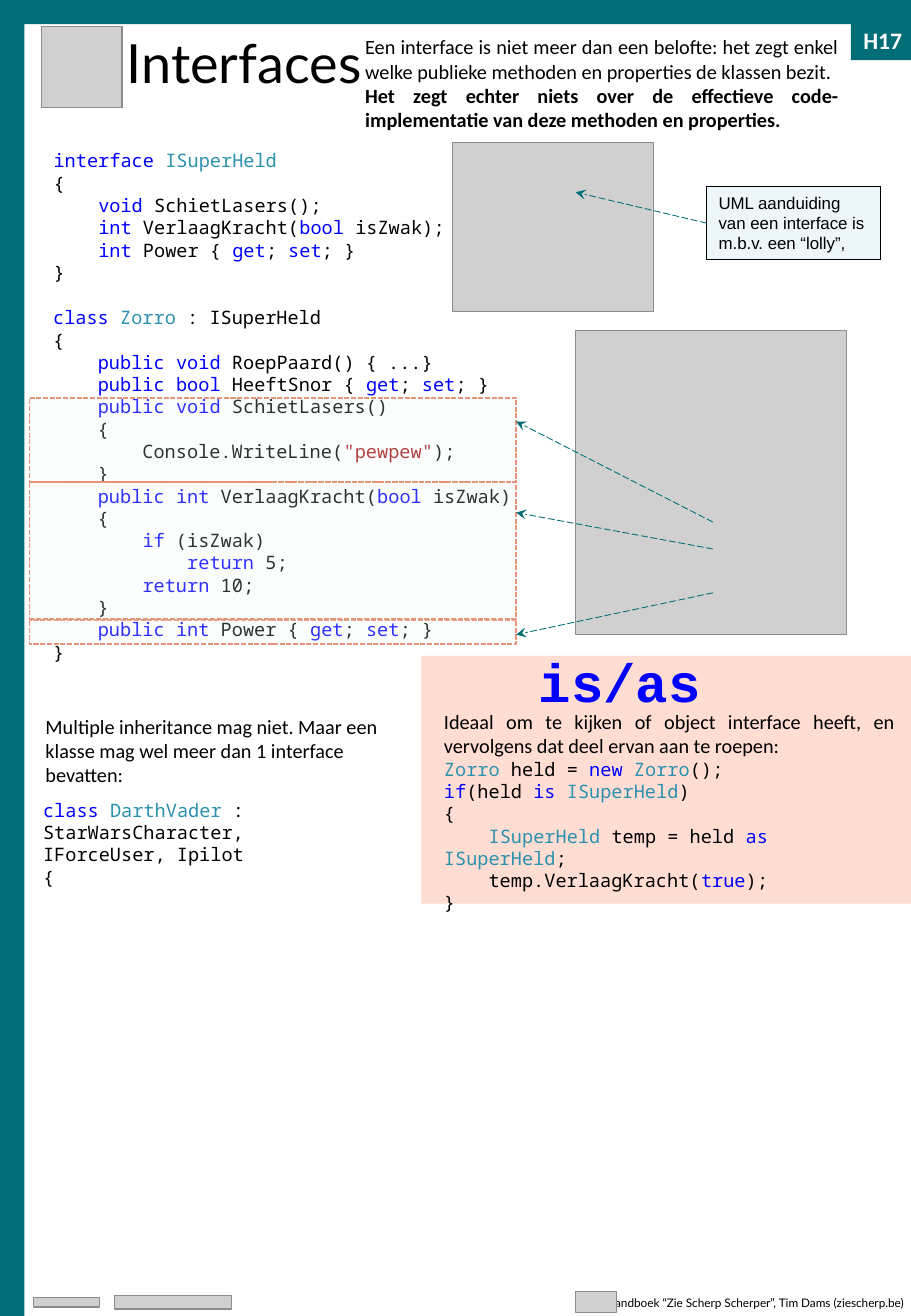
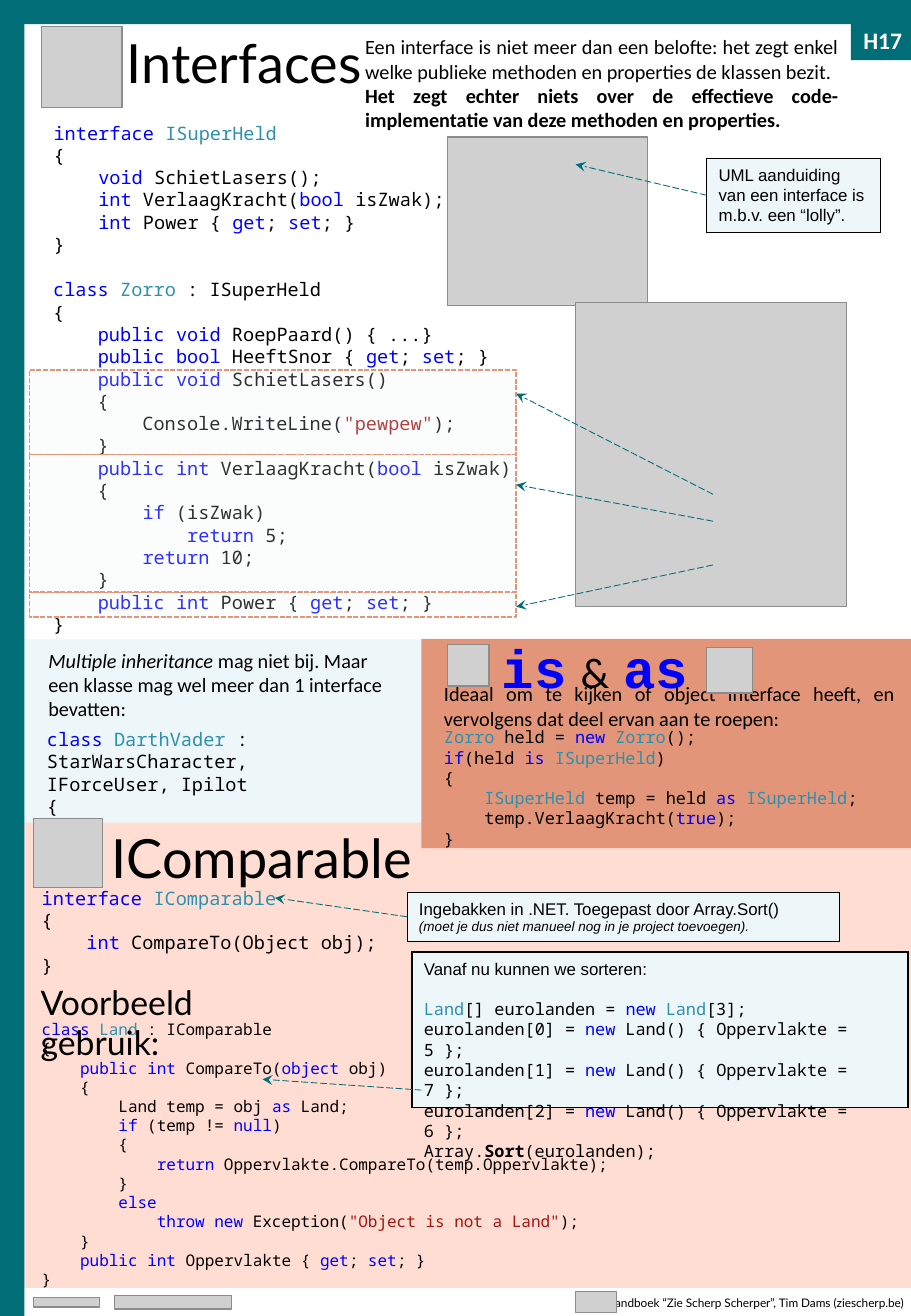
Before and after one commit to timdams/ziescherpscherper_gitbook, a slide deck: slide 6 of _SLIDES/anatomie van een klasse - zie scherp scherp infographic - kopie.pptx. Drawn at 911x1316 pixels with LibreOffice and Linux fonts; fonts in the diff are those of the drawing; grey boxes stand for pictures; background and template pictures are left out. Boxes give left, top, right and bottom in pixels: in the first picture for what was removed or moved away, otherwise in the second. Text is boxed around its words. In the diff, an @@ line names an element or a change of style, - is before the commit and + after.

```diff
--- a/_SLIDES/anatomie van een klasse - zie scherp scherp infographic - kopie.pptx
+++ b/_SLIDES/anatomie van een klasse - zie scherp scherp infographic - kopie.pptx
@@ picture: place and size @@
-picture at [453, 142, 653, 311]
+picture at [447, 137, 647, 306]
@@ text in rectangle at [719, 168, 864, 225]: text changed @@
-UML aanduiding van een interface is m.b.v. een “lolly”,
+UML aanduiding van een interface is m.b.v. een “lolly”.
@@ arrow moved from (713, 522) - (516, 421) to (713, 494) - (516, 394) @@
@@ 3 rectangles, 3 arrows, 2 texts, 1 picture: place and size @@
-3 rectangles, 3 arrows, 2 texts, 1 picture at [29, 152, 881, 641]
+3 rectangles, 3 arrows, 2 texts, 1 picture at [29, 125, 881, 614]
@@ rectangle: place and size @@
-rectangle at [29, 619, 516, 644]
+rectangle at [29, 593, 516, 617]
@@ rectangle added at [24, 639, 421, 822], fill #EDF6F9 @@
@@ text at [48, 654, 382, 716]: text changed @@
-Multiple inheritance mag niet. Maar een klasse mag wel meer dan 1 interface bevatten:
+Multiple inheritance mag niet bij. Maar een klasse mag wel meer dan 1 interface bevatten:
@@ rectangle: place and size @@
-rectangle at [421, 656, 911, 904]
+rectangle at [421, 639, 911, 848]
@@ rectangle at [421, 639, 911, 848]: fill #FFDDD2 to #E29578 @@
@@ picture added at [447, 644, 488, 685] @@
@@ text at [502, 649, 688, 702]: text changed @@
-is/as
+is & as
@@ picture added at [707, 647, 753, 694] @@
@@ text "Ideaal om te kijken of ..." rewrapped from [444, 715, 895, 757] to [444, 685, 895, 732] @@
@@ text "class DarthVader : StarWarsCharacter, IForceUser, ...": place and size @@
-text "class DarthVader : StarWarsCharacter, IForceUser, ..." at [43, 803, 244, 866]
+text "class DarthVader : StarWarsCharacter, IForceUser, ..." at [47, 732, 248, 796]
@@ text "Zorro held = new Zorro();": place and size @@
-text "Zorro held = new Zorro();" at [444, 762, 768, 892]
+text "Zorro held = new Zorro();" at [444, 730, 857, 828]
@@ text "Zorro held = new Zorro();" at [444, 730, 857, 828]: size 11 to 10 pt @@
@@ rectangle added at [24, 821, 911, 1288], fill #FFDDD2 @@
@@ picture added at [34, 819, 103, 888] @@
@@ text added at [112, 838, 412, 888], 32 pt, text #000000 @@
+IComparable
@@ text added at [42, 887, 377, 954], 11 pt, text #000000 @@
+interface IComparable
+{
+int CompareTo(Object obj);
+}
@@ arrow added from (407, 917) to (275, 898), #006D77 0.5 pt dashed @@
@@ rectangle added at [407, 893, 839, 941], fill #EDF6F9, outline #000000 0.75 pt, 8 pt, text #000000, italic @@
+Ingebakken in .NET. Toegepast door Array.Sort()
+(moet je dus niet manueel nog in je project toevoegen).
@@ rectangle added at [412, 952, 909, 1108], fill #EDF6F9, outline #000000 1 pt, 10 pt, text #000000 @@
+Vanaf nu kunnen we sorteren:
+Land[] eurolanden = new Land[3];
+eurolanden[0] = new Land() { Oppervlakte = 5 };
+eurolanden[1] = new Land() { Oppervlakte = 7 };
+eurolanden[2] = new Land() { Oppervlakte = 6 };
+Array.Sort(eurolanden);
@@ text added at [41, 990, 193, 1063], 20 pt, text #000000 @@
+Voorbeeld gebruik:
@@ text added at [42, 1022, 608, 1270], 9.5 pt, text #000000 @@
+class Land : IComparable
+{
+public int CompareTo(object obj)
+{
+Land temp = obj as Land;
+if (temp != null)
+{
+return Oppervlakte.CompareTo(temp.Oppervlakte);
+}
+else
+throw new Exception("Object is not a Land");
+}
+public int Oppervlakte { get; set; }
+}
@@ arrow added from (421, 1090) to (262, 1079), #006D77 0.5 pt dashed @@
```
Also in this commit, not shown: 3 other slides changed, 1 other file.
